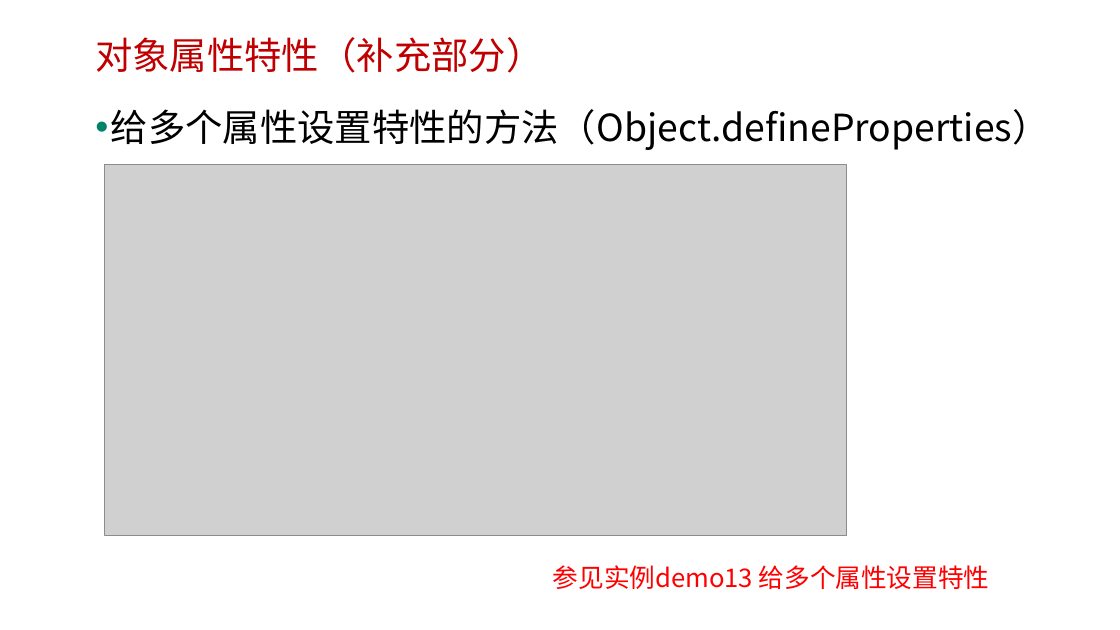
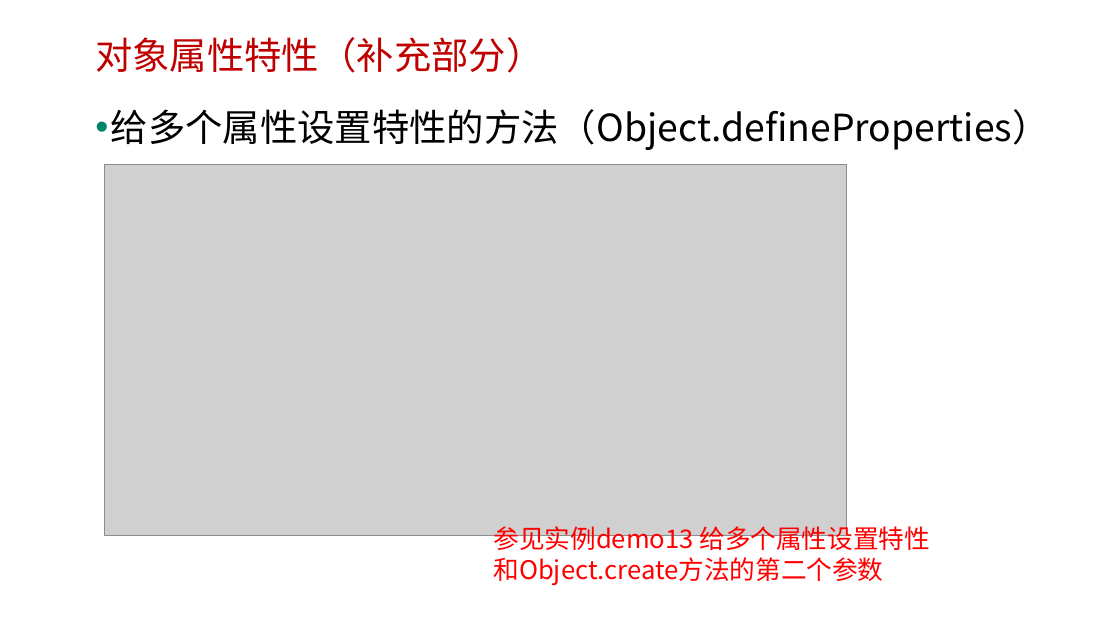
Before and after one commit to edu2act/course-javascript-advanced, a slide deck: slide 28 of 课程PPT/06.JavaScript对象.pptx. Drawn at 1120x630 pixels with LibreOffice and Linux fonts; fonts in the diff are those of the drawing; grey boxes stand for pictures; background and template pictures are left out. Boxes give left, top, right and bottom in pixels: in the first picture for what was removed or moved away, otherwise in the second. Text is boxed around its words. In the diff, an @@ line names an element or a change of style, - is before the commit and + after.

```diff
--- a/课程PPT/06.JavaScript对象.pptx
+++ b/课程PPT/06.JavaScript对象.pptx
@@ text "参见实例demo13 给多个属性设置特性": place and size @@
-text "参见实例demo13 给多个属性设置特性" at (553, 565, 990, 589)
+text "参见实例demo13 给多个属性设置特性" at (494, 522, 931, 586)
@@ text at (494, 557, 884, 586): paragraph added @@
+和Object.create方法的第二个参数
```
Also in this commit, not shown: 1 other slide changed, 10 other files.
